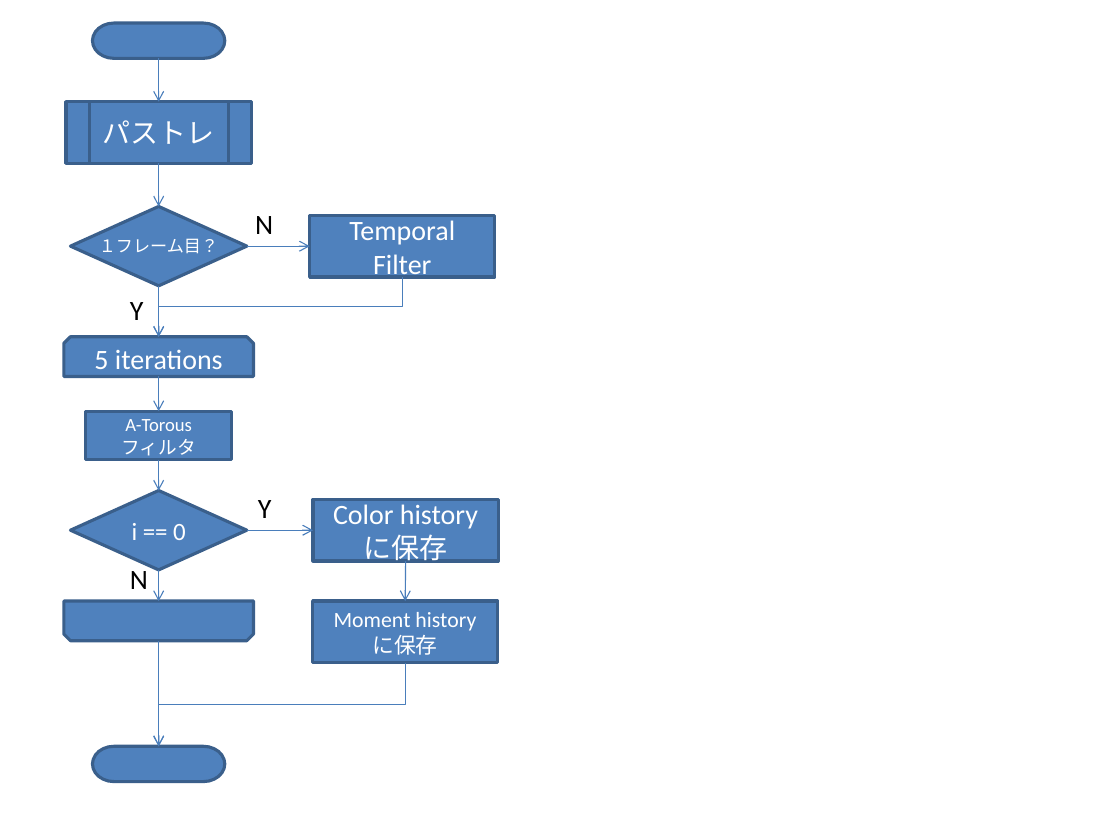
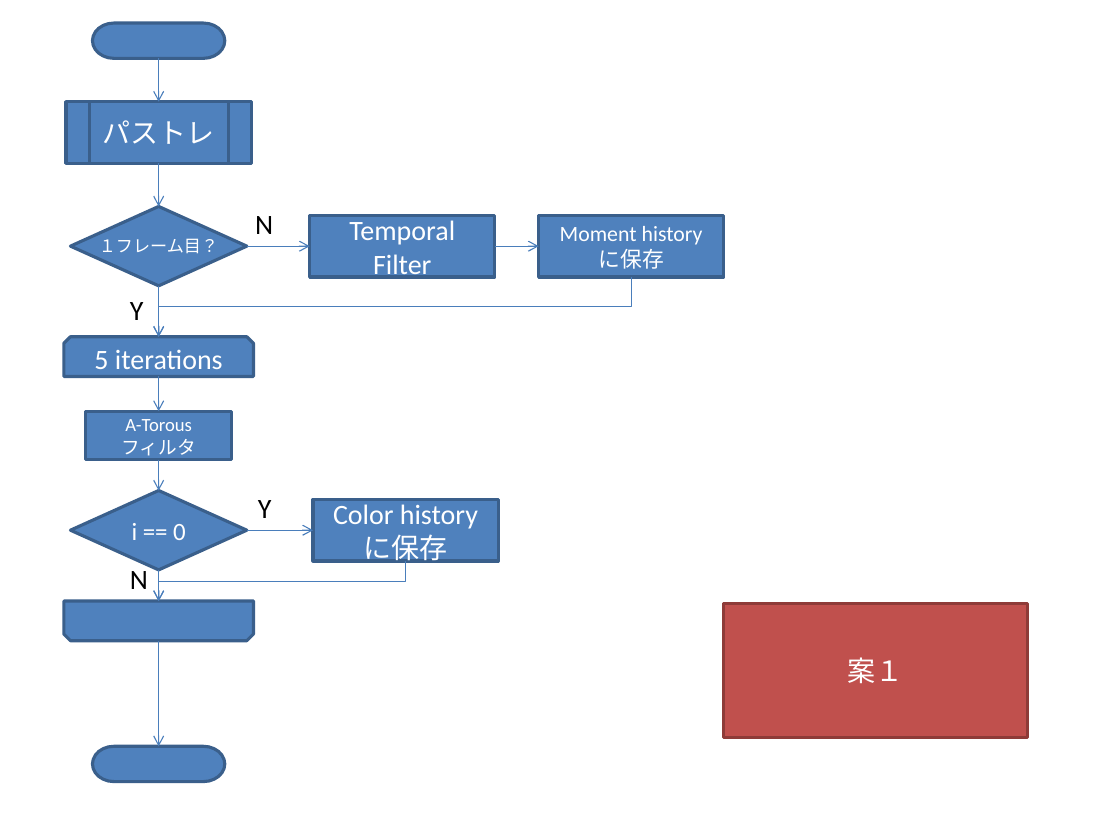
Before and after one commit to nackdai/aten, a slide deck: slide 1 of docs/FlowChartForSVGF.pptx. Drawn at 1120x840 pixels with LibreOffice and Linux fonts; fonts in the diff are those of the drawing. Boxes give left, top, right and bottom in pixels: in the first picture for what was removed or moved away, otherwise in the second. Text is boxed around its words. In the diff, an @@ line names an element or a change of style, - is before the commit and + after.

```diff
--- a/docs/FlowChartForSVGF.pptx
+++ b/docs/FlowChartForSVGF.pptx
@@ rectangle "Moment history": place and size @@
-rectangle "Moment history" at [312, 601, 497, 663]
+rectangle "Moment history" at [539, 215, 724, 277]
@@ arrow added from (495, 246) to (539, 246), #4B7EBC 0.75 pt @@
@@ elbow arrow moved from (402, 277) - (159, 337) to (632, 277) - (159, 337) @@
@@ elbow arrow moved from (405, 663) - (159, 746) to (405, 561) - (159, 601) @@
@@ arrow removed from (405, 561) to (405, 601) @@
@@ rectangle added at [724, 604, 1027, 738], fill #C0504D, outline #8E3B39 2 pt, 18 pt, text #FFFFFF @@
+案１
```
Also in this commit, not shown: 2 other slides changed, 3 slides added.
